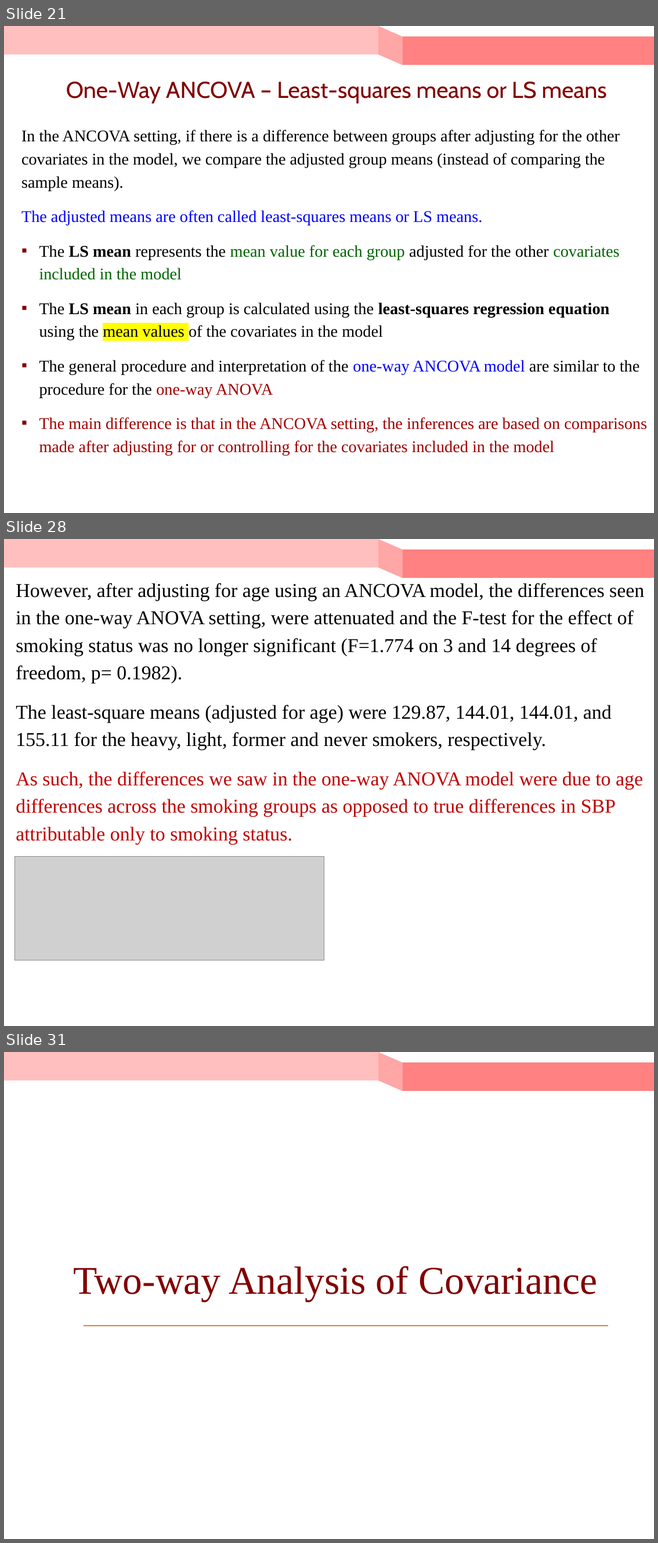
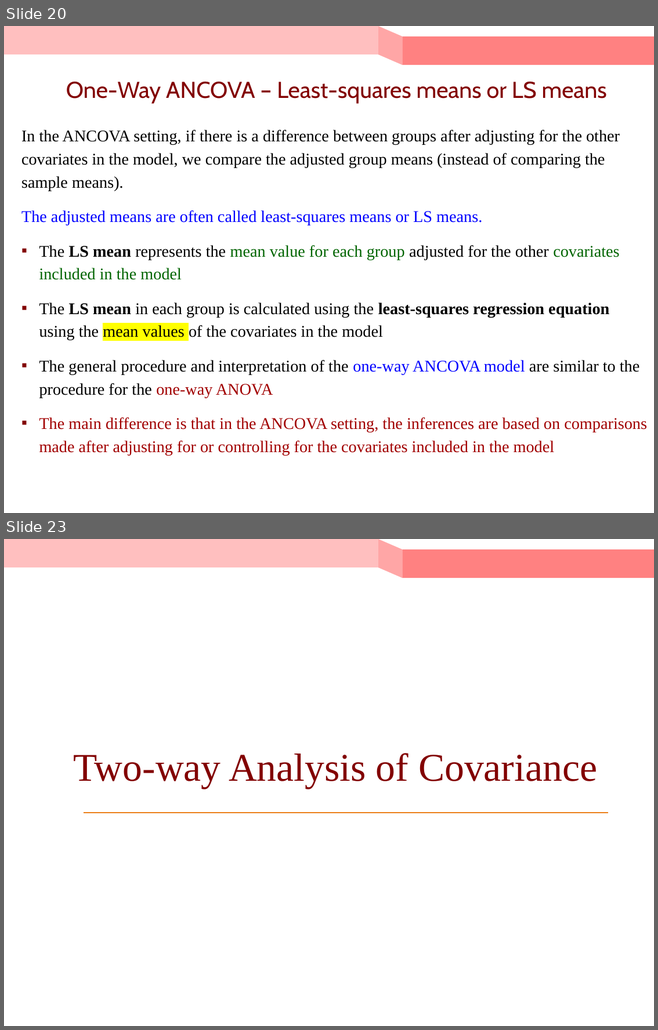
Before and after one commit to KuroTaiga/MSCS_BU, a slide deck: CS555/L10/Lecture 10_ANOVA and ANCOVA.pptx. Shown one above the other, each under a label of ours: slides 21, 28 and 31 before the commit, slides 20 and 23 after it; the slides between them are not shown. The pictures are 658x1543 and 658x1030 pixels, drawn with LibreOffice and Linux fonts; fonts in the diff are those of the drawing; grey boxes stand for pictures. Boxes give left, top, right and bottom in pixels: in the first picture for what was removed or moved away, otherwise in the second. Text is boxed around its words. In the diff, an @@ line names an element or a change of style, - is before the commit and + after.

```diff
--- a/CS555/L10/Lecture 10_ANOVA and ANCOVA.pptx
+++ b/CS555/L10/Lecture 10_ANOVA and ANCOVA.pptx
@@ slide 28 removed at [4, 539, 654, 1026], background #FFFFFF; not listed: 3 template elements that a slide beside it also shows @@
@@ text removed at [16, 583, 644, 845] @@
-However, after adjusting for age using an ANCOVA model, the differences seen in the one-way ANOVA setting, were attenuated and the F-test for the effect of smoking status was no longer significant (F=1.774 on 3 and 14 degrees of freedom, p= 0.1982).
-The least-square means (adjusted for age) were 129.87, 144.01, 144.01, and 155.11 for the heavy, light, former and never smokers, respectively.
-As such, the differences we saw in the one-way ANOVA model were due to age differences across the smoking groups as opposed to true differences in SBP attributable only to smoking status.
@@ picture removed at [14, 856, 324, 961] @@
@@ what was slide 21 is now slide 20 @@
@@ what was slide 31 is now slide 23 @@
```
Also in this commit, not shown: 8 slides changed, 1 slide added, 10 other slides removed, 19 other files.
